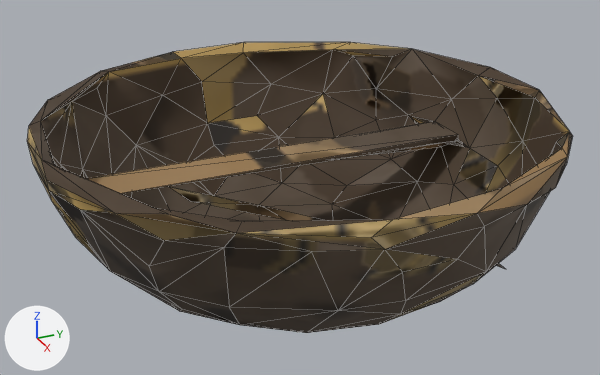
A saved change to the glTF model priv/models/thung_chai_edits.far.glb.
The view is the same before and after, from a 50 mm camera at (2.498, -1.124, 1.566) aimed at (-0.004, 0.002, 0.315). Lighting does not change. The marker at lower left points along +X, +Y and +Z. The picture after the commit comes second. Mesh edges are drawn as thin lines. Vertices at exactly the same position are counted once.

Script lines for the objects in view, before the commit:
```python
me_thung_chai_edits = bpy.data.meshes.new('thung_chai_edits')
me_thung_chai_edits.from_pydata(...)  # 285 vertices, 600 faces; spans x -0.91..0.91, y -0.9..0.91, z 0.0..0.63
me_thung_chai_edits.materials.append(mat_paint)
ob_thung_chai_edits = bpy.data.objects.new('thung_chai_edits', me_thung_chai_edits)
ob_thung_chai_edits.location = (0.0, 0.0, 0.0)
```
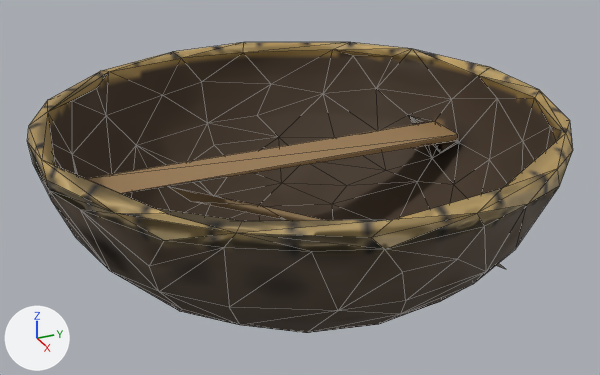
Boxes (x1, y1, x2, y2) around the edits, measured in the pictures (600 x 375 px; the box of a moved part takes in the faces that stretch with it):
part 1 of me_thung_chai_edits, moved or reshaped
    both: (29, 71, 573, 249)
part 2 of me_thung_chai_edits, surface changed
    both: (27, 42, 539, 324)

The edits, one by one:
me_thung_chai_edits has 285 vertices, 600 faces and spans x -0.91..0.91, y -0.9..0.91, z 0.0..0.63.
me_thung_chai_edits is used by ob_thung_chai_edits; location (0.0, 0.0, 0.0).
Part 1, on me_thung_chai_edits:
26 vertices are removed from x -0.76..0.77, y -0.85..0.77, z 0.2..0.63.
147 faces are deleted.
1 vertex moves from x -0.64, y -0.53, z 0.36 to x -0.64, y -0.5, z 0.31.
26 vertices are added at x -0.8..0.78, y -0.84..0.78, z 0.16..0.63.
147 new faces join them.
me_thung_chai_edits part 2: 453 kept faces spanning x -0.91..0.91, y -0.9..0.91, z 0.0..0.63 get new texture (UV) coordinates.
